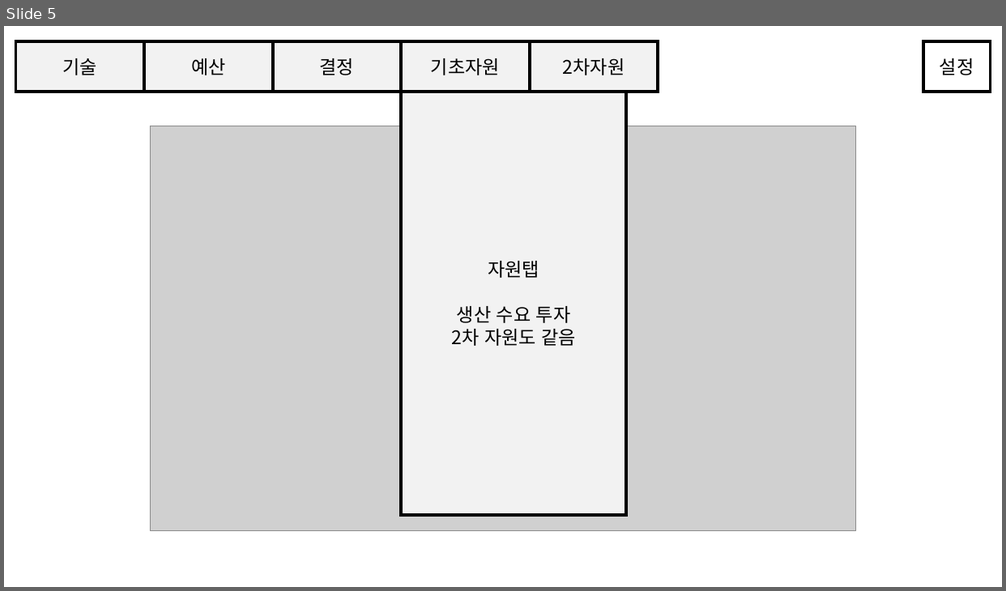
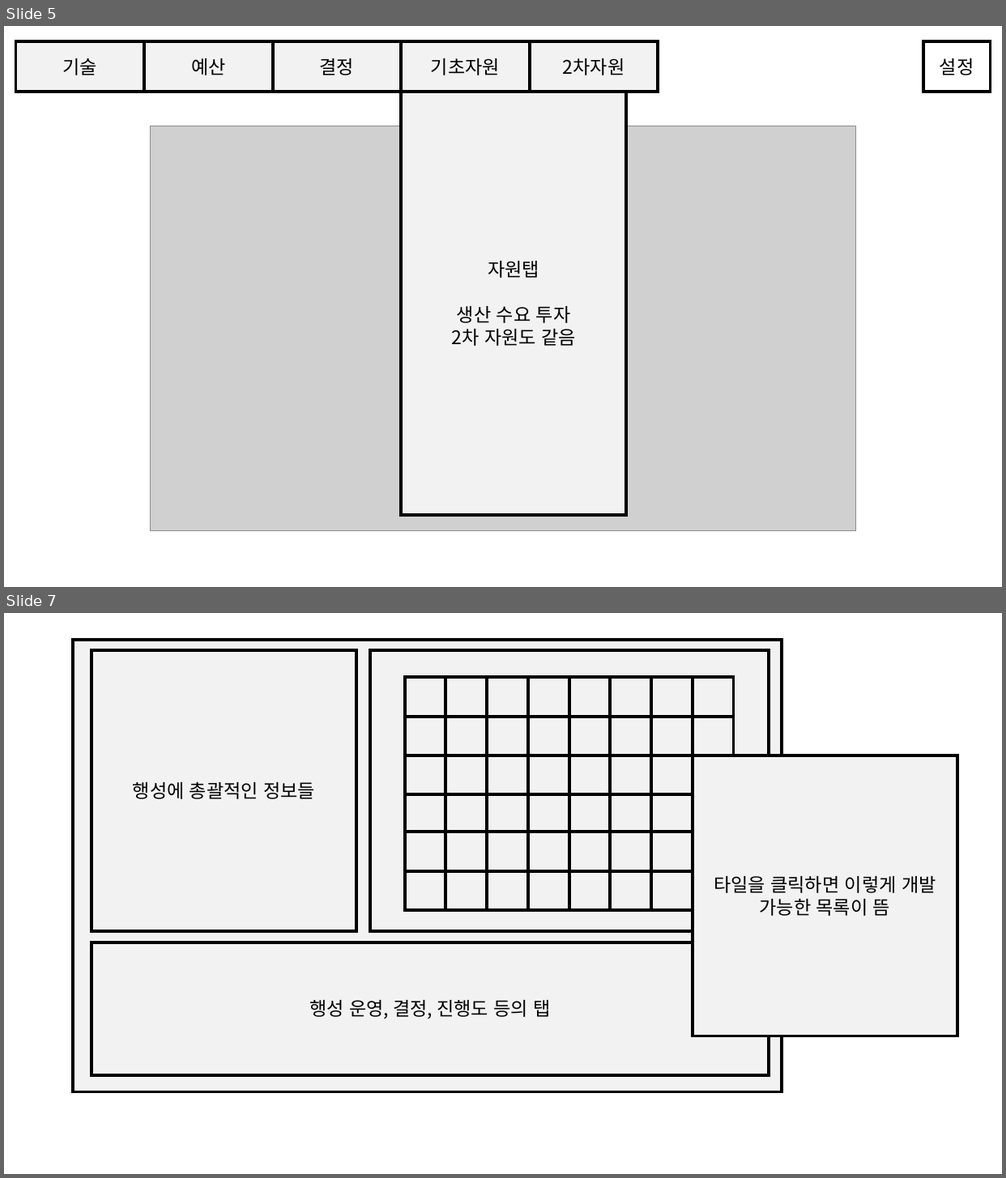
Before and after one commit to lmkhkm/Legend_OFGProject, a slide deck: 은영전 프로젝트 이미지들/은영전 프로젝트 이미지들.pptx. Shown one above the other, each under a label of ours: slide 5 before the commit, slides 5 and 7 after it; the slides between them are not shown. The pictures are 1006x591 and 1006x1178 pixels, drawn with LibreOffice and Linux fonts; fonts in the diff are those of the drawing; grey boxes stand for pictures. Boxes give left, top, right and bottom in pixels: in the first picture for what was removed or moved away, otherwise in the second. Text is boxed around its words. In the diff, an @@ line names an element or a change of style, - is before the commit and + after.

Commit message:
프로젝트 이미지들 행성 가이드 이미지 추가
행성 UI생김새 대략적으로 생각해서 넣음 행성 UI를 먼저 제작하고 이후에 자원 시스템을 만들기 위함

```diff
--- a/은영전 프로젝트 이미지들/은영전 프로젝트 이미지들.pptx
+++ b/은영전 프로젝트 이미지들/은영전 프로젝트 이미지들.pptx
@@ slide 7 added at <box>4,613,1002,1174</box>, background #FFFFFF @@
@@ rectangle added at <box>73,639,782,1093</box>, fill #F2F2F2, outline #000000 3 pt @@
@@ rectangle added at <box>91,650,356,931</box>, fill #F2F2F2, outline #000000 3 pt, 18 pt, text #000000 @@
+행성에 총괄적인 정보들
@@ rectangle added at <box>370,650,769,931</box>, fill #F2F2F2, outline #000000 3 pt @@
@@ rectangle added at <box>692,756,957,1036</box>, fill #F2F2F2, outline #000000 3 pt, 18 pt, text #000000 @@
+타일을 클릭하면 이렇게 개발 가능한 목록이 뜸
@@ group added at <box>404,677,734,910</box>: 48 rectangles @@
@@ rectangle added at <box>91,943,769,1075</box>, fill #F2F2F2, outline #000000 3 pt, 18 pt, text #000000 @@
+행성 운영, 결정, 진행도 등의 탭
```
Also in this commit, not shown: 1 other slide added, 2 other files.
